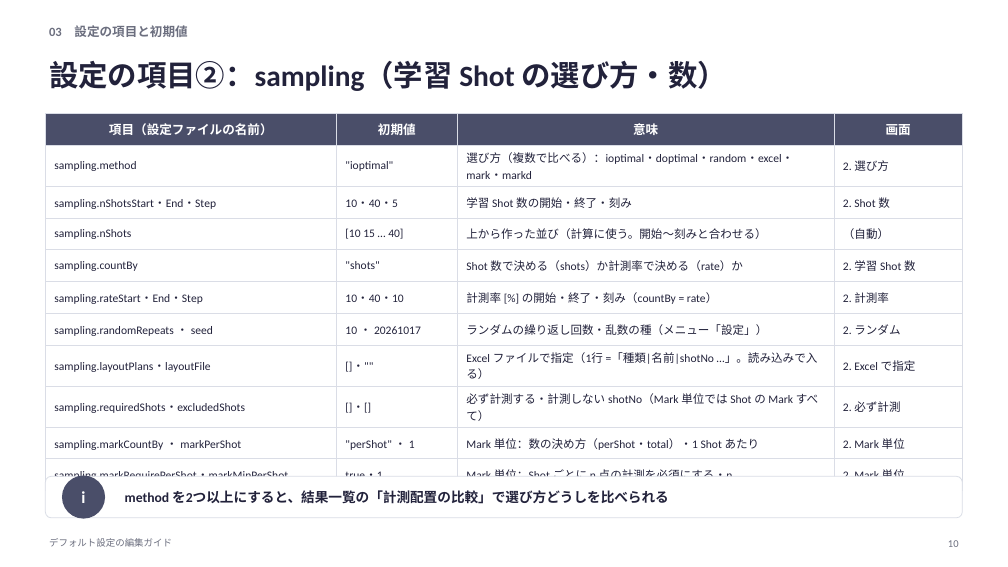
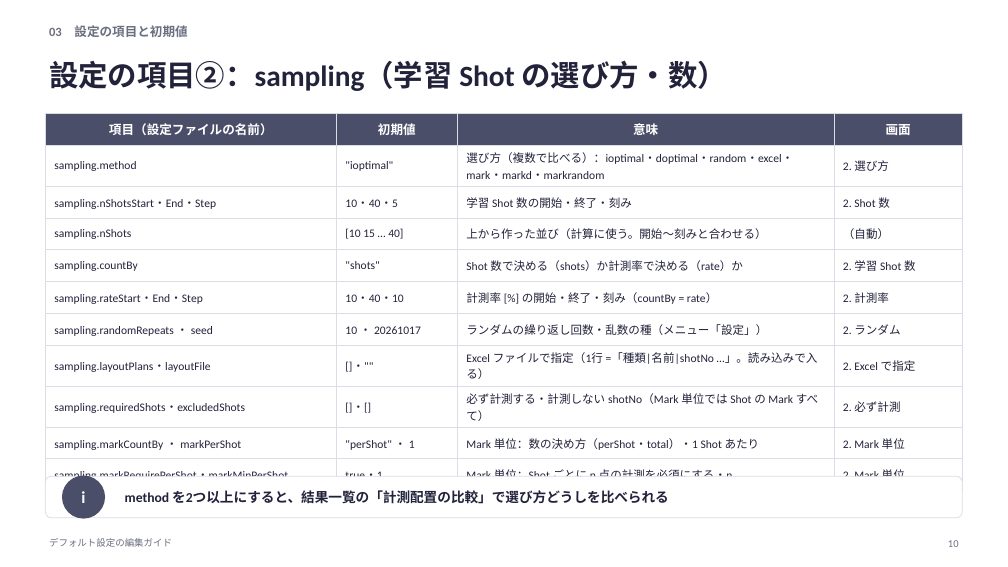
Before and after one commit to rsakamoto-0824/alignment-estimation-benchmark, a slide deck: slide 10 of matlab_app/docs/defaults_guide/デフォルト設定の編集ガイド.pptx. Drawn at 1008x567 pixels with LibreOffice and Linux fonts; fonts in the diff are those of the drawing. Boxes give left, top, right and bottom in pixels: in the first picture for what was removed or moved away, otherwise in the second. Text is boxed around its words. In the diff, an @@ line names an element or a change of style, - is before the commit and + after.

```diff
--- a/matlab_app/docs/defaults_guide/デフォルト設定の編集ガイド.pptx
+++ b/matlab_app/docs/defaults_guide/デフォルト設定の編集ガイド.pptx
@@ table at [45, 113, 963, 487] @@
-row 2, column 3: 選び方（複数で比べる）：ioptimal・doptimal・random・excel・mark・markd
+row 2, column 3: 選び方（複数で比べる）：ioptimal・doptimal・random・excel・mark・markd・markrandom
```
Also in this commit, not shown: 6 other slides changed, 44 other files.
